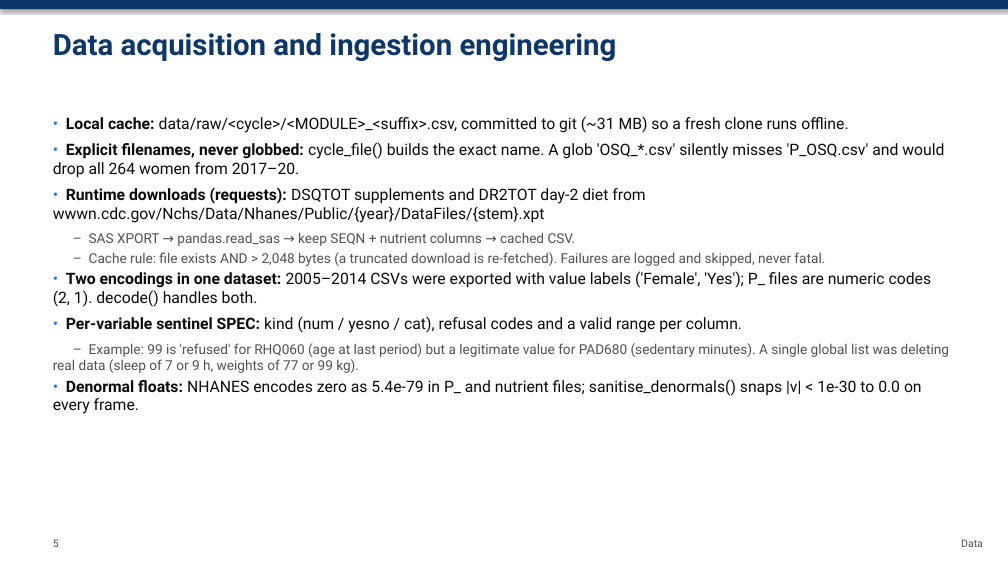
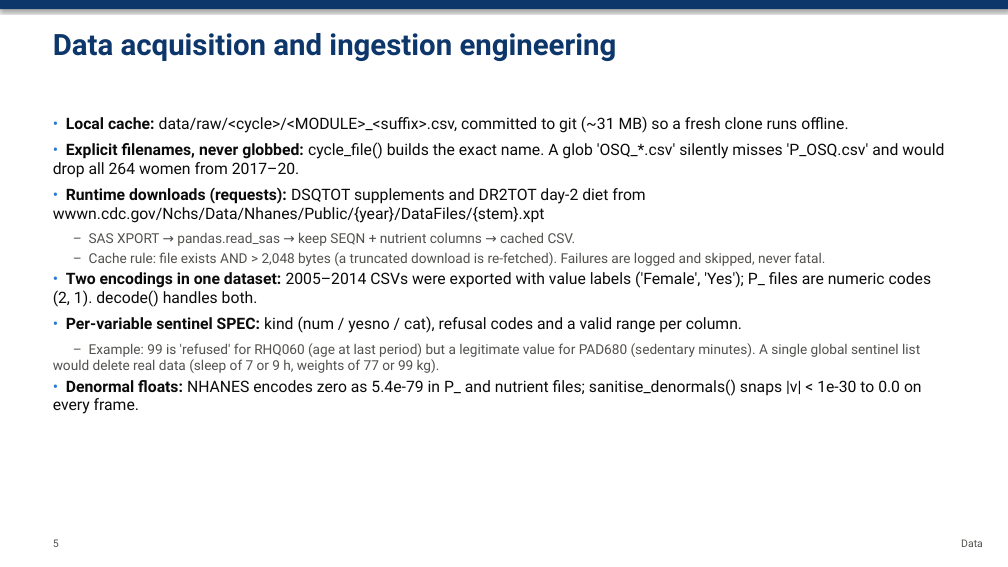
Before and after one commit to am12-dev/sf_26-27, a slide deck: slide 5 of Notes/presentation_ml_engineer/Osteoporosis_ML_Briefing_for_ML_Engineer.pptx. Drawn at 1008x567 pixels with LibreOffice and Linux fonts; fonts in the diff are those of the drawing. Boxes give left, top, right and bottom in pixels: in the first picture for what was removed or moved away, otherwise in the second. Text is boxed around its words. In the diff, an @@ line names an element or a change of style, - is before the commit and + after.

```diff
--- a/Notes/presentation_ml_engineer/Osteoporosis_ML_Briefing_for_ML_Engineer.pptx
+++ b/Notes/presentation_ml_engineer/Osteoporosis_ML_Briefing_for_ML_Engineer.pptx
@@ text at (53,343,920,373): text changed @@
-– Example: 99 is 'refused' for RHQ060 (age at last period) but a legitimate value for PAD680 (sedentary minutes). A single global list was deleting real data (sleep of 7 or 9 h, weights of 77 or 99 kg).
+– Example: 99 is 'refused' for RHQ060 (age at last period) but a legitimate value for PAD680 (sedentary minutes). A single global sentinel list would delete real data (sleep of 7 or 9 h, weights of 77 or 99 kg).
```
Also in this commit, not shown: 18 other slides changed, 7 slides added, 5 slides removed, 6 other files.
